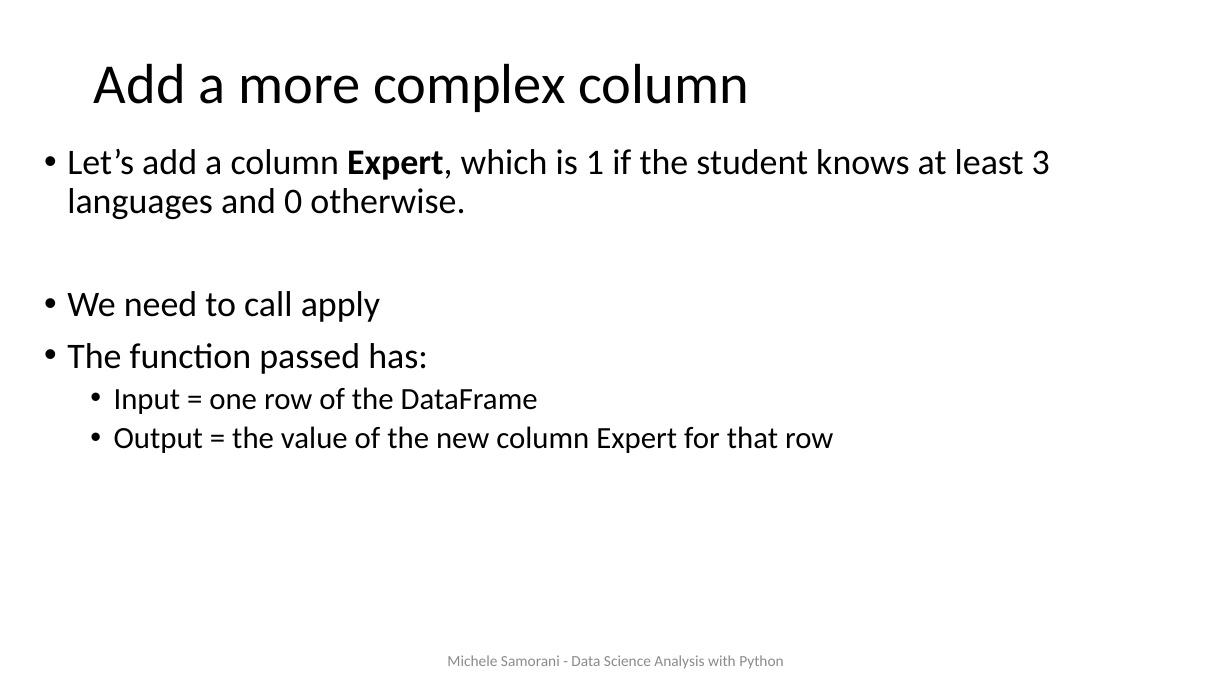
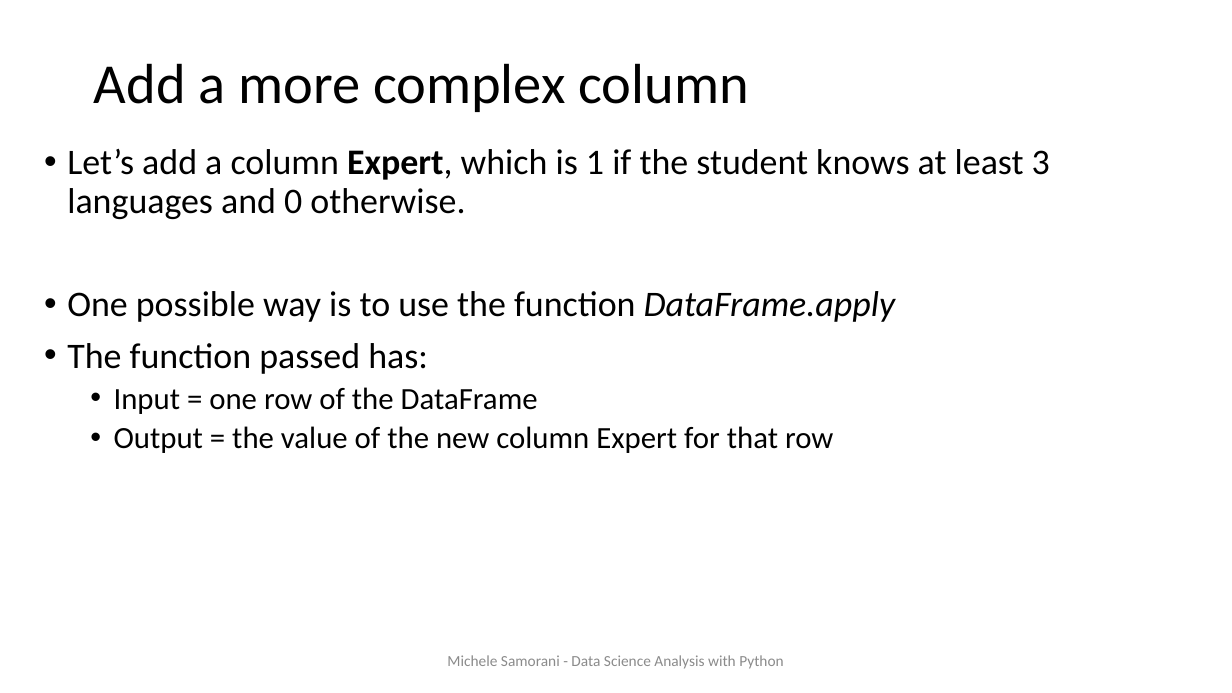
Before and after one commit to samorani/Data-Science-Analysis-with-Python, a slide deck: slide 19 of Module 5 -- cleaning and summary stats/Module 5 -- data cleaning.pptx. Drawn at 1232x693 pixels with LibreOffice and Linux fonts; fonts in the diff are those of the drawing. Boxes give left, top, right and bottom in pixels: in the first picture for what was removed or moved away, otherwise in the second. Text is boxed around its words. In the diff, an @@ line names an element or a change of style, - is before the commit and + after.

```diff
--- a/Module 5 -- cleaning and summary stats/Module 5 -- data cleaning.pptx
+++ b/Module 5 -- cleaning and summary stats/Module 5 -- data cleaning.pptx
@@ text at bbox=[67, 291, 895, 322]: text changed @@
-• We need to call apply
+• One possible way is to use the function DataFrame.apply
```
Also in this commit, not shown: 4 other slides changed, 2 slides added, 3 other files.
